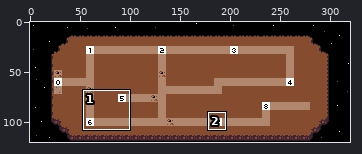
File history of a sprite sheet, res/backgrounds/gbc/overworld.png. Above: a wide view before the commit, with the close-up outlined.
Close-up. Old version:
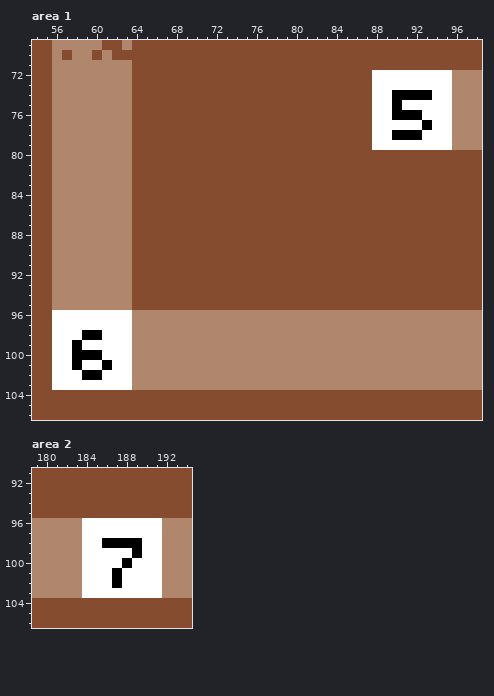
The file is 320x120 pixels. Colours within 5 levels of each other are drawn and written as one. Shown: area 1: x 54..98, y 69..106; area 2: x 179..194, y 91..106. The commit also changed other parts of the picture, which this record leaves out.
After:
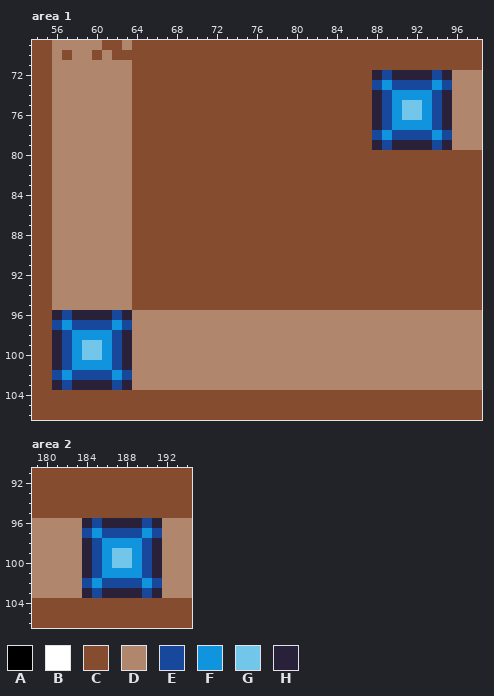
Palette (. is transparent): A #000000  B #ffffff  C #854c30  D #b0876c  E #18489c  F #1094de  G #72c6ea  H #292139
Edits made:
{"where": "area 1"}
{"y":72,"x":88,"old":"BBBBBBBB","new":"HEHHHHEH"}
{"y":73,"x":88,"old":"BBBBBBBB","new":"EFEEEEFE"}
{"y":74,"x":88,"old":"BBAAAABB","new":"HEFFFFEH"}
{"y":75,"x":88,"old":"BBABBBBB","new":"HEFGGFEH"}
{"y":76,"x":88,"old":"BBAAABBB","new":"HEFGGFEH"}
{"y":77,"x":88,"old":"BBBBBABB","new":"HEFFFFEH"}
{"y":78,"x":88,"old":"BBAAABBB","new":"EFEEEEFE"}
{"y":79,"x":88,"old":"BBBBBBBB","new":"HEHHHHEH"}
{"y":96,"x":56,"old":"BBBBBBBB","new":"HEHHHHEH"}
{"y":97,"x":56,"old":"BBBBBBBB","new":"EFEEEEFE"}
{"y":98,"x":56,"old":"BBBAABBB","new":"HEFFFFEH"}
{"y":99,"x":56,"old":"BBABBBBB","new":"HEFGGFEH"}
{"y":100,"x":56,"old":"BBAAABBB","new":"HEFGGFEH"}
{"y":101,"x":56,"old":"BBABBABB","new":"HEFFFFEH"}
{"y":102,"x":56,"old":"BBBAABBB","new":"EFEEEEFE"}
{"y":103,"x":56,"old":"BBBBBBBB","new":"HEHHHHEH"}
{"where": "area 2"}
{"y":96,"x":184,"old":"BBBBBBBB","new":"HEHHHHEH"}
{"y":97,"x":184,"old":"BBBBBBBB","new":"EFEEEEFE"}
{"y":98,"x":184,"old":"BBAAAABB","new":"HEFFFFEH"}
{"y":99,"x":184,"old":"BBBBBABB","new":"HEFGGFEH"}
{"y":100,"x":184,"old":"BBBBABBB","new":"HEFGGFEH"}
{"y":101,"x":184,"old":"BBBABBBB","new":"HEFFFFEH"}
{"y":102,"x":184,"old":"BBBABBBB","new":"EFEEEEFE"}
{"y":103,"x":184,"old":"BBBBBBBB","new":"HEHHHHEH"}
{"label":"changed","picture_box":[372,70,452,150]}
{"label":"changed","picture_box":[52,310,132,390]}
{"label":"changed","picture_box":[82,518,162,598]}
